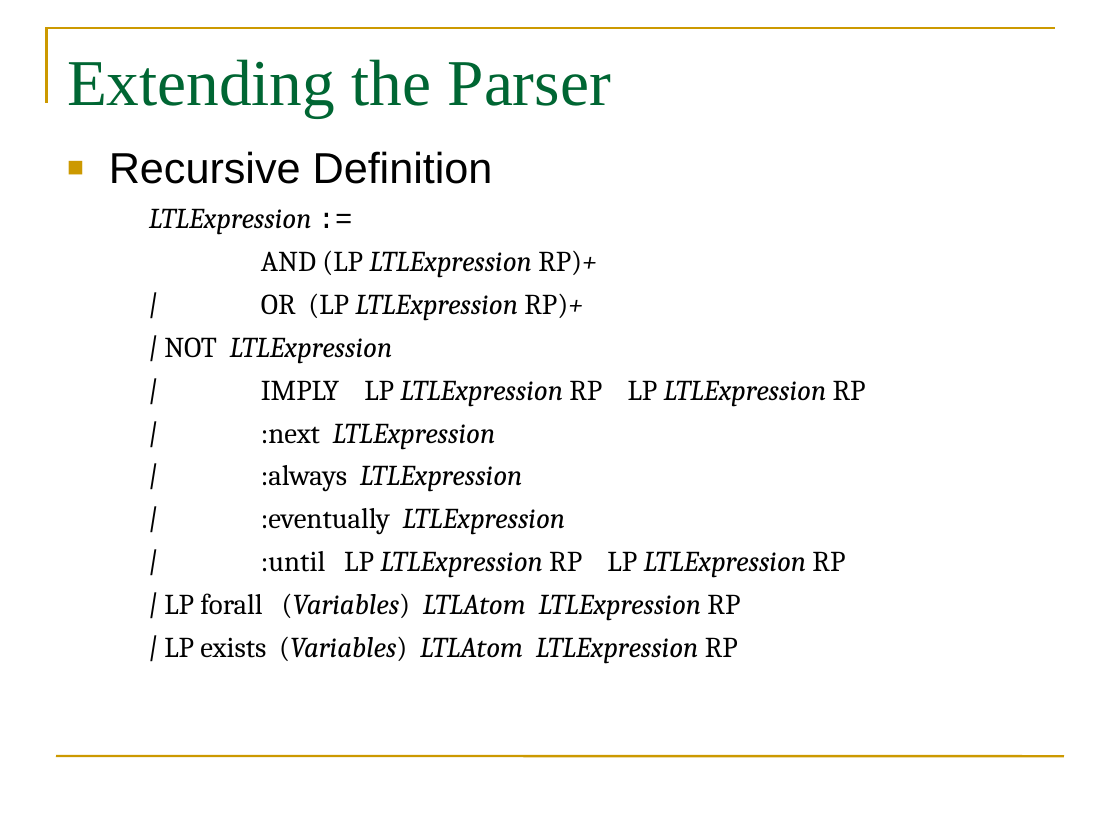
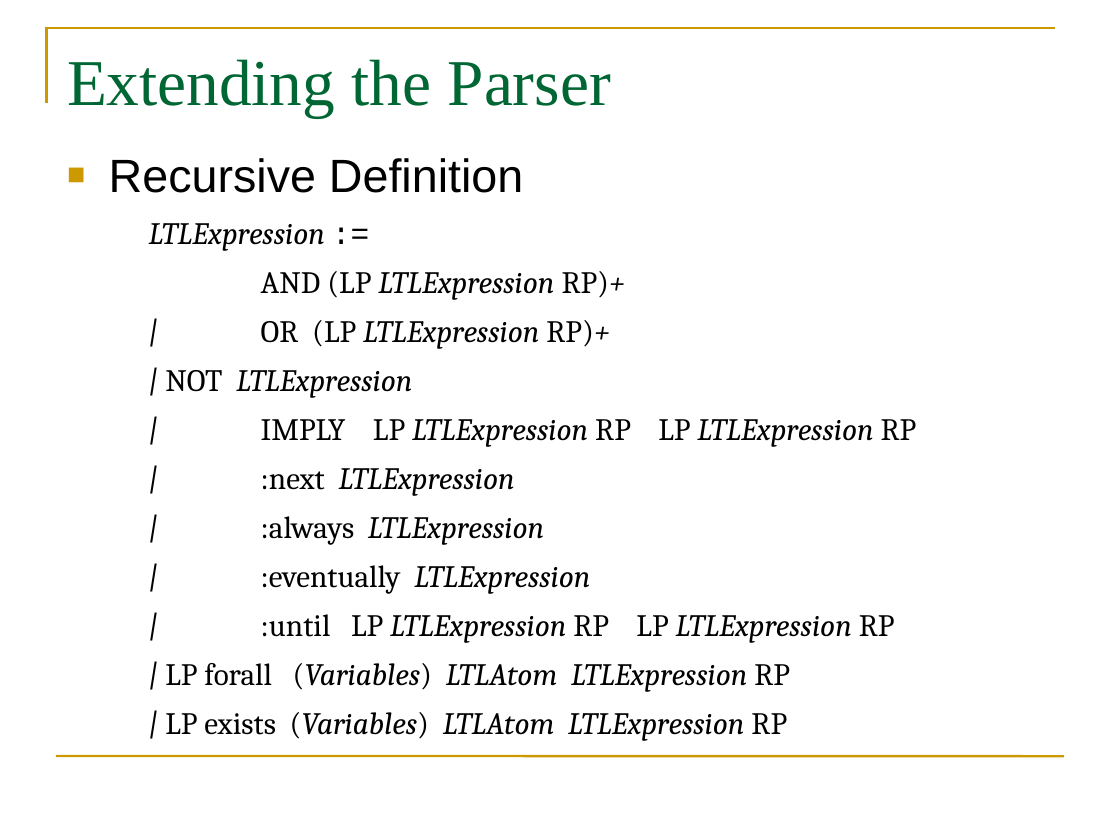
Before and after one commit to dmonner/tl-shop, a slide deck: slide 8 of finalpresentation/final_presentation.ppt. Drawn at 1120x840 pixels with LibreOffice and Linux fonts; fonts in the diff are those of the drawing. Boxes give left, top, right and bottom in pixels: in the first picture for what was removed or moved away, otherwise in the second. Text is boxed around its words. In the diff, an @@ line names an element or a change of style, - is before the commit and + after.

```diff
--- a/finalpresentation/final_presentation.ppt
+++ b/finalpresentation/final_presentation.ppt
@@ text "Recursive Definition" at (x1=109, y1=158, x2=917, y2=741): size 27.8 to 30 pt in "Recursive Definition"; size 18.5 to 20 pt; line spacing 0.9 to 1 @@
```
Also in this commit, not shown: 6 other slides changed.
